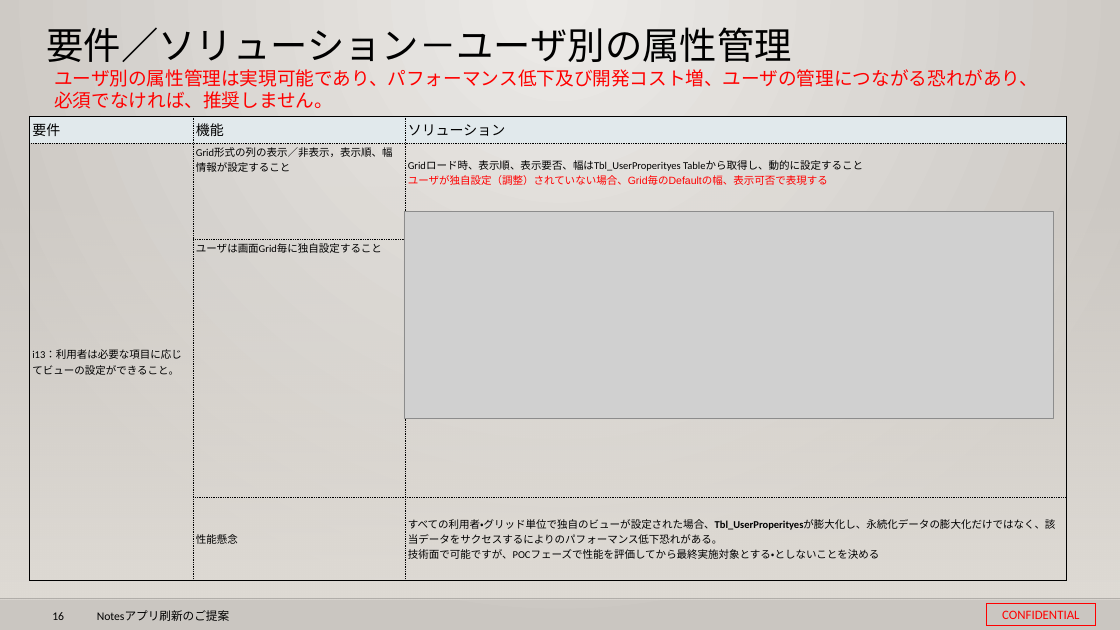
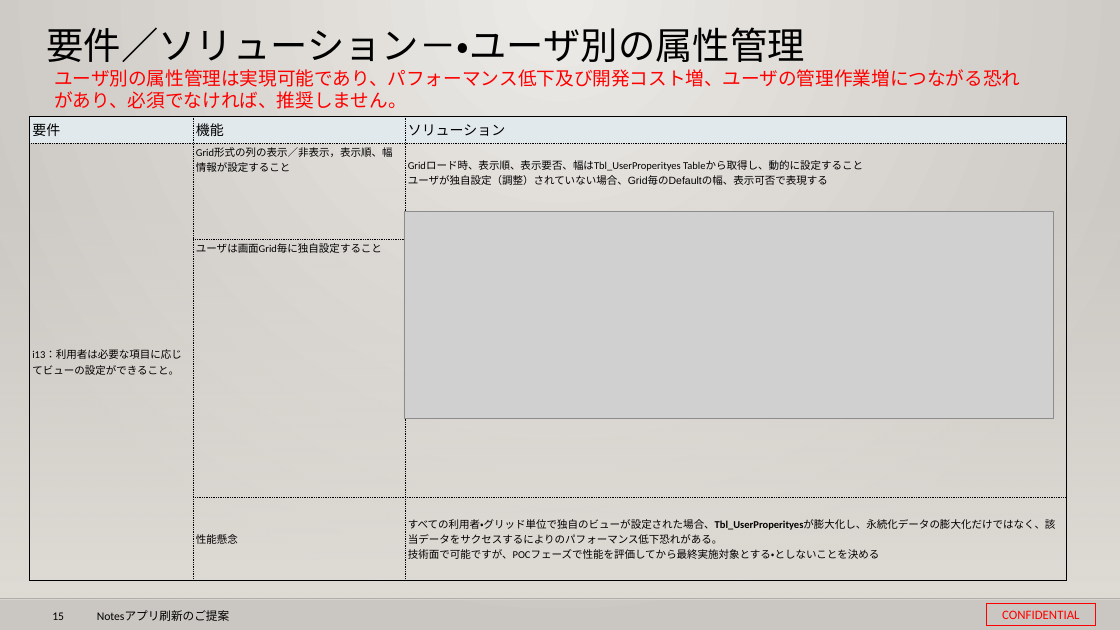
Before and after one commit to 0494938/Notes--CMS-Online, a slide deck: slide 15 of Notesアプリ刷新プロジェクト提案見積もり.v3.pptx (slide 16 before the commit). Drawn at 1120x630 pixels with LibreOffice and Linux fonts; fonts in the diff are those of the drawing; grey boxes stand for pictures; background and template pictures are left out. Boxes give left, top, right and bottom in pixels: in the first picture for what was removed or moved away, otherwise in the second. Text is boxed around its words. In the diff, an @@ line names an element or a change of style, - is before the commit and + after.

```diff
--- a/Notesアプリ刷新プロジェクト提案見積もり.v3.pptx
+++ b/Notesアプリ刷新プロジェクト提案見積もり.v3.pptx
@@ title at bbox=[46, 27, 804, 70]: text changed @@
-要件／ソリューション－ユーザ別の属性管理
+要件／ソリューション－・ユーザ別の属性管理
@@ text at bbox=[54, 69, 1020, 109]: text changed @@
-ユーザ別の属性管理は実現可能であり、パフォーマンス低下及び開発コスト増、ユーザの管理につながる恐れがあり、
-必須でなければ、推奨しません。
+ユーザ別の属性管理は実現可能であり、パフォーマンス低下及び開発コスト増、ユーザの管理作業増につながる恐れがあり、必須でなければ、推奨しません。
@@ table at bbox=[29, 117, 1066, 581] @@
@@ text colour #FF0000 to #000000 in "ユーザが独自設定（調整）されていない場合、Grid毎のDefaultの幅、表示可否で表現する" @@
@@ page number at bbox=[52, 612, 64, 620]: text changed @@
-16
+15
```
Also in this commit, not shown: 13 other slides changed, 2 slides removed, 1 other file.
